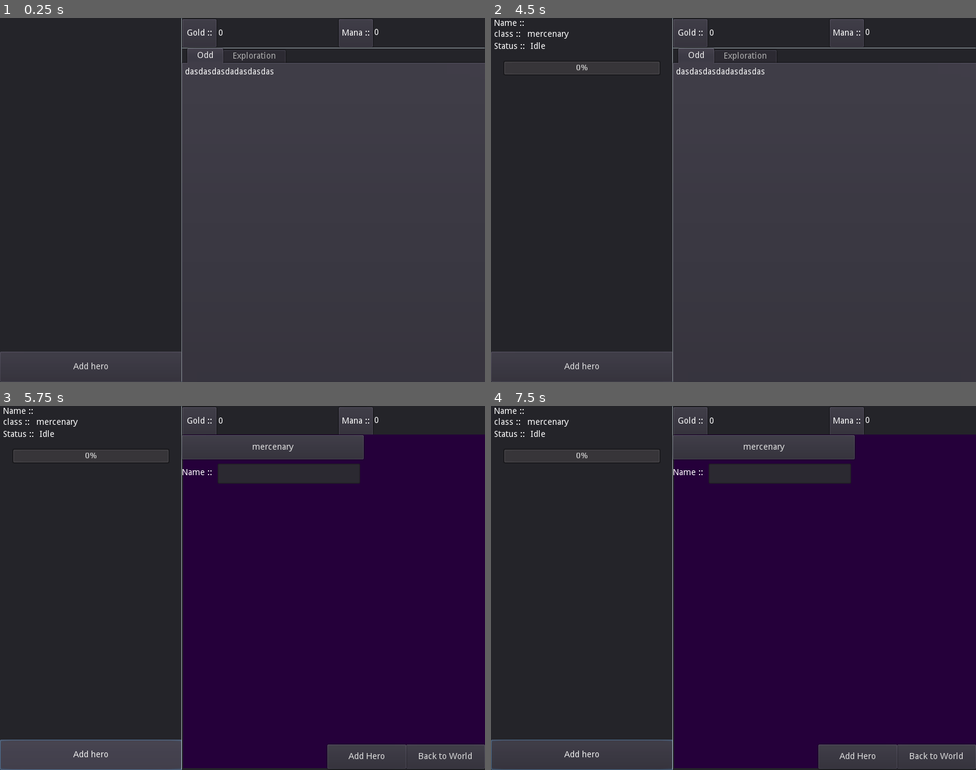
Above: before the commit, frames 1-4 (two rows, left to right).
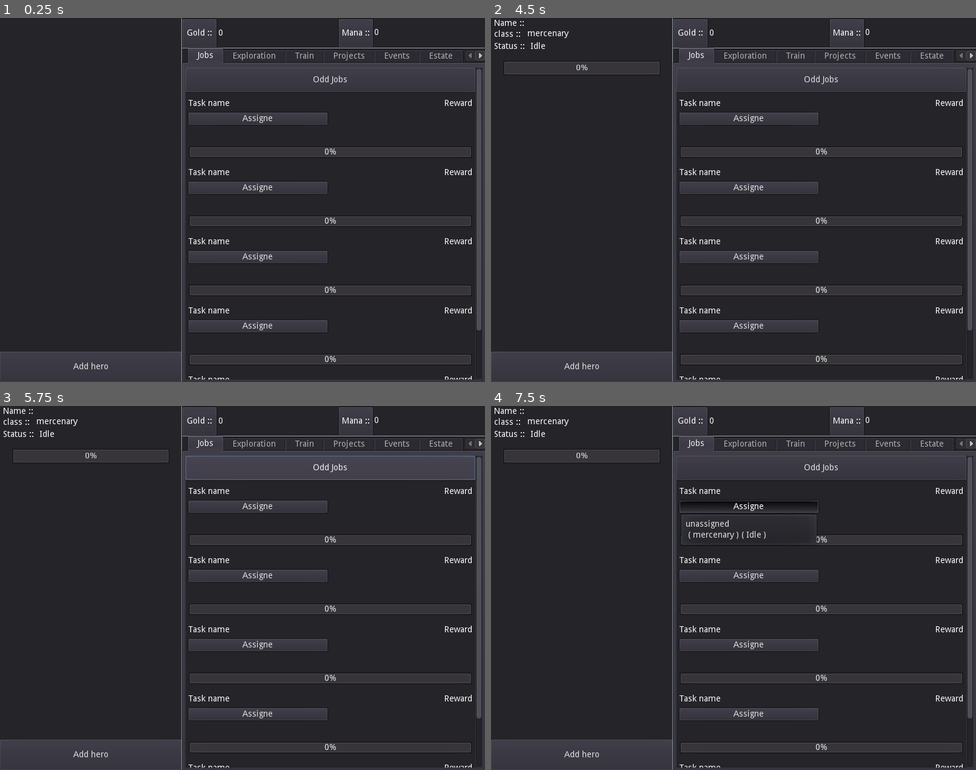
Above: after the commit, the same moments.

Repository: Drakosam/idleguild
Game: Godot game, scene res://main.tscn
Two runs of this game, one before a commit and one after it. Both use one fixed random seed, a clock stepped at 60 frames per second and the inputs below.
Inputs (mouse positions are in pixels of both pictures, inside the frame that each line leads up to):
- Up to frame 1 (0.25 s): no input
- Up to frame 2 (4.5 s): click "Add hero" at 0.5 s; click (782, 87) at 1.27 s; type "12" at 1.35 s; click "mercenary" at 2 s; click "Add Hero" at 2.75 s; click "Add hero" at 3.5 s; click "Add Hero" at 4.25 s
- Up to frame 3 (5.75 s): click "Add hero" (after the commit: "Odd Jobs") at 5 s
- Up to frame 4 (7.5 s): click (748, 507) at 5.75 s, where only the run after the commit has a clickable "Assigne"; click "Add hero" (after the commit: "Odd Jobs") at 6.5 s; click (748, 507) at 7.25 s, where only the run after the commit has a clickable "Assigne"

The runs differ from the first frame. In frame 1, 25% of the frame differs, in the area x 37-100%, y 8-100%; in frame 2, 25%; in frame 3, 54%, in the area x 0-100%, y 3-100%; in frame 4, 53%.

Commit message:
jobs data

Diff:
--- a/src/Odd_jobs.tscn
+++ /dev/null
@@ -1,25 +0,0 @@
-[gd_scene format=2]
-
-[node name="Odd_jobs" type="Panel"]
-anchor_right = 1.0
-anchor_bottom = 1.0
-__meta__ = {
-"_edit_use_anchors_": false
-}
-
-[node name="ScrollContainer" type="ScrollContainer" parent="."]
-anchor_right = 1.0
-anchor_bottom = 1.0
-
-[node name="VBoxContainer" type="VBoxContainer" parent="ScrollContainer"]
-margin_right = 800.0
-margin_bottom = 20.0
-size_flags_horizontal = 3
-
-[node name="Button" type="Button" parent="ScrollContainer/VBoxContainer"]
-margin_right = 800.0
-margin_bottom = 20.0
-text = "Base Jobs"
-__meta__ = {
-"_edit_use_anchors_": false
-}
--- a/src/hero.tscn
+++ b/src/hero.tscn
@@ -7,6 +7,7 @@
 export var hero_name = 'Name'
 export var hero_class = ''
 export var id = -1
+export var status = \"Idle\"
 
 func _ready():
 	pass # Replace with function body.
@@ -14,6 +15,12 @@
 func set_up_arch_type(arch_name):
 	arch_type = arch_name
 	hero_class = arch_name
+
+func get_status():
+	return status
+
+func set_status(new_status):
+	status = new_status
 "
 
 [node name="Node" type="Node"]
--- a/src/hero_short_panel.tscn
+++ b/src/hero_short_panel.tscn
@@ -16,7 +16,9 @@
 	var new_item =  NewHeroShort.instance()
 	new_item.set_class(new_hero.hero_class)
 	new_item.set_name(new_hero.hero_name)
+	new_item.set_index(new_hero.id)
 	$ScrollContainer/VBoxContainer.add_child(new_item)
+	return new_item
 
 
 func _on_Button_button_up():
--- /dev/null
+++ b/src/jobs.tscn
@@ -0,0 +1,95 @@
+[gd_scene load_steps=3 format=2]
+
+[ext_resource path="res://task_tile.tscn" type="PackedScene" id=1]
+
+[sub_resource type="GDScript" id=1]
+script/source = "extends Panel
+
+
+var hero_list = []
+
+
+func _ready():
+	pass
+
+
+func setup_hero_list(new_list):
+	hero_list = new_list
+	update_hero_list()
+
+
+
+func update_hero_list():
+	$ScrollContainer/VBoxContainer/Odd_job_1.setup_hero_list(hero_list)
+	$ScrollContainer/VBoxContainer/Odd_job_2.setup_hero_list(hero_list)
+	$ScrollContainer/VBoxContainer/Odd_job_3.setup_hero_list(hero_list)
+	$ScrollContainer/VBoxContainer/Odd_job_4.setup_hero_list(hero_list)
+	$ScrollContainer/VBoxContainer/Odd_job_5.setup_hero_list(hero_list)
+
+
+
+func _on_Odd_job_refresh_heros(id_hero):
+	print(id_hero)
+	$ScrollContainer/VBoxContainer/Odd_job_1.refresh_heros_assigned(id_hero)
+	$ScrollContainer/VBoxContainer/Odd_job_2.refresh_heros_assigned(id_hero)
+	$ScrollContainer/VBoxContainer/Odd_job_3.refresh_heros_assigned(id_hero)
+	$ScrollContainer/VBoxContainer/Odd_job_4.refresh_heros_assigned(id_hero)
+	$ScrollContainer/VBoxContainer/Odd_job_5.refresh_heros_assigned(id_hero)
+"
+
+[node name="Odd_jobs" type="Panel"]
+anchor_right = 1.0
+anchor_bottom = 1.0
+script = SubResource( 1 )
+__meta__ = {
+"_edit_use_anchors_": false
+}
+
+[node name="ScrollContainer" type="ScrollContainer" parent="."]
+anchor_right = 1.0
+anchor_bottom = 1.0
+
+[node name="VBoxContainer" type="VBoxContainer" parent="ScrollContainer"]
+margin_right = 788.0
+margin_bottom = 610.0
+size_flags_horizontal = 3
+
+[node name="Button" type="Button" parent="ScrollContainer/VBoxContainer"]
+margin_right = 788.0
+margin_bottom = 40.0
+rect_min_size = Vector2( 0, 40 )
+text = "Odd Jobs"
+__meta__ = {
+"_edit_use_anchors_": false
+}
+
+[node name="Odd_job_1" parent="ScrollContainer/VBoxContainer" instance=ExtResource( 1 )]
+margin_top = 44.0
+margin_right = 788.0
+margin_bottom = 154.0
+
+[node name="Odd_job_2" parent="ScrollContainer/VBoxContainer" instance=ExtResource( 1 )]
+margin_top = 158.0
+margin_right = 788.0
+margin_bottom = 268.0
+
+[node name="Odd_job_3" parent="ScrollContainer/VBoxContainer" instance=ExtResource( 1 )]
+margin_top = 272.0
+margin_right = 788.0
+margin_bottom = 382.0
+
+[node name="Odd_job_4" parent="ScrollContainer/VBoxContainer" instance=ExtResource( 1 )]
+margin_top = 386.0
+margin_right = 788.0
+margin_bottom = 496.0
+
+[node name="Odd_job_5" parent="ScrollContainer/VBoxContainer" instance=ExtResource( 1 )]
+margin_top = 500.0
+margin_right = 788.0
+margin_bottom = 610.0
+
+[connection signal="refresh_heros" from="ScrollContainer/VBoxContainer/Odd_job_1" to="." method="_on_Odd_job_refresh_heros"]
+[connection signal="refresh_heros" from="ScrollContainer/VBoxContainer/Odd_job_2" to="." method="_on_Odd_job_refresh_heros"]
+[connection signal="refresh_heros" from="ScrollContainer/VBoxContainer/Odd_job_3" to="." method="_on_Odd_job_refresh_heros"]
+[connection signal="refresh_heros" from="ScrollContainer/VBoxContainer/Odd_job_4" to="." method="_on_Odd_job_refresh_heros"]
+[connection signal="refresh_heros" from="ScrollContainer/VBoxContainer/Odd_job_5" to="." method="_on_Odd_job_refresh_heros"]
--- a/src/main.tscn
+++ b/src/main.tscn
@@ -3,13 +3,14 @@
 [ext_resource path="res://top_panel.tscn" type="PackedScene" id=1]
 [ext_resource path="res://new_hero.tscn" type="PackedScene" id=2]
 [ext_resource path="res://hero_short_panel.tscn" type="PackedScene" id=3]
-[ext_resource path="res://world_jobs.tscn" type="PackedScene" id=4]
+[ext_resource path="res://world_actions.tscn" type="PackedScene" id=4]
 
 [sub_resource type="GDScript" id=1]
 script/source = "extends Node2D
 
 var show_hero_tab = false
 var hero_list = []
+var hero_short_list = []
 
 
 func _ready():
@@ -36,6 +37,7 @@
 func _on_new_hero_componennt_add_new_hero(new_hero):
 	_on_Panel_go_back_to_world()
 	_add_hero_proc(new_hero)
+	$CanvasLayer/world_map/World.setup_hero_list(hero_list)
 
 
 func _on_HeroDesc_show_add_new_hero_panel():
@@ -46,7 +48,14 @@
 func _add_hero_proc(new_hero):
 	new_hero.id = hero_list.size()
 	hero_list.append(new_hero)
-	$CanvasLayer/Panel/HeroDesc.add_hero_short_desc_item(new_hero)
+	hero_short_list.append(
+		$CanvasLayer/Panel/HeroDesc.add_hero_short_desc_item(new_hero)
+	)
+
+
+func _on_Status_refresh_timeout():
+	for item in hero_short_list:
+		item.set_status(hero_list[item.get_index()].get_status())
 "
 
 [node name="Node2D" type="Node2D"]
@@ -107,12 +116,7 @@
 "_edit_use_anchors_": false
 }
 
-[node name="Panel" parent="CanvasLayer/world_map" instance=ExtResource( 4 )]
-anchor_right = 1.0
-anchor_bottom = 1.0
-margin_left = 1.0
-margin_right = 0.0
-margin_bottom = 0.0
+[node name="World" parent="CanvasLayer/world_map" instance=ExtResource( 4 )]
 
 [node name="new_heros_tab" type="Panel" parent="CanvasLayer"]
 visible = false
@@ -131,6 +135,11 @@
 margin_right = 0.0
 margin_bottom = -1.88776
 
+[node name="Status_refresh" type="Timer" parent="."]
+wait_time = 0.1
+autostart = true
+
 [connection signal="show_add_new_hero_panel" from="CanvasLayer/Panel/HeroDesc" to="." method="_on_HeroDesc_show_add_new_hero_panel"]
 [connection signal="add_new_hero" from="CanvasLayer/new_heros_tab/new_hero_componennt" to="." method="_on_new_hero_componennt_add_new_hero"]
 [connection signal="go_back_to_world" from="CanvasLayer/new_heros_tab/new_hero_componennt" to="." method="_on_Panel_go_back_to_world"]
+[connection signal="timeout" from="Status_refresh" to="." method="_on_Status_refresh_timeout"]
--- a/src/short_hero.tscn
+++ b/src/short_hero.tscn
@@ -2,6 +2,7 @@
 
 [sub_resource type="GDScript" id=1]
 script/source = "extends Panel
+var index = -1
 
 func _ready():
 	pass # Replace with function body.
@@ -14,6 +15,12 @@
 
 func set_status(n_status):
 	$Label_status.text = n_status
+
+func set_index(new_index):
+	index = new_index
+
+func get_index():
+	return index
 "
 
 [node name="short_hero" type="Panel"]
@@ -57,9 +64,9 @@
 
 [node name="Label_Class" type="Label" parent="."]
 margin_left = 60.0
-margin_top = 20.0
-margin_right = 40.0
-margin_bottom = 14.0
+margin_top = 19.1091
+margin_right = 92.0
+margin_bottom = 33.1091
 text = "class"
 __meta__ = {
 "_edit_use_anchors_": false
@@ -92,7 +99,7 @@
 margin_top = 40.0
 margin_right = 40.0
 margin_bottom = 14.0
-text = "Idle"
+text = "start"
 __meta__ = {
 "_edit_use_anchors_": false
 }
--- /dev/null
+++ b/src/task_tile.tscn
@@ -0,0 +1,223 @@
+[gd_scene load_steps=2 format=2]
+
+[sub_resource type="GDScript" id=1]
+script/source = "extends Panel
+
+var hero_list = []
+var assigned_pos_1 = -1
+var assigned_pos_2 = -1
+var assigned_pos_3 = -1
+var assigned_pos_4 = -1
+var ingore_event = false
+
+signal refresh_heros(id_hero)
+
+
+func _ready():
+	update_assigned(true)
+
+
+func setup_hero_list(new_list):
+	hero_list = new_list
+	update_assigned()
+
+
+func refresh_heros_assigned(id_hero):
+	if ingore_event:
+		ingore_event = false
+	elif(assigned_pos_1 == id_hero):
+		$Assigned1.text = \"Assigne\"
+		assigned_pos_1 = -1
+	elif(assigned_pos_2 == id_hero):
+		$Assigned2.text = \"Assigne\"
+		assigned_pos_2 = -1
+	elif(assigned_pos_3 == id_hero):
+		$Assigned3.text = \"Assigne\"
+		assigned_pos_3 = -1
+	elif(assigned_pos_4 == id_hero):
+		$Assigned4.text = \"Assigne\"
+		assigned_pos_4 = -1
+
+	update_assigned()
+
+
+func update_assigned(up_connect = false):
+	setup_assigned_button($Assigned1,\"_assigne_to_pos_1\",up_connect)
+	setup_assigned_button($Assigned2,\"_assigne_to_pos_2\",up_connect)
+	setup_assigned_button($Assigned3,\"_assigne_to_pos_3\",up_connect)
+	setup_assigned_button($Assigned3,\"_assigne_to_pos_4\",up_connect)
+
+
+func setup_assigned_button(t_button,event_name,up_connect=false):
+	t_button.get_popup().clear()
+	t_button.get_popup().add_item('unassigned')
+	for hero in hero_list:
+		var str_item ='' + str(hero.hero_name) + ' ( ' + str(hero.hero_class)
+		str_item = str_item + ' ) ( ' + str(hero.status) + ' )'
+		t_button.get_popup().add_item(str_item)
+
+	if up_connect:
+		t_button.get_popup().connect(\"id_pressed\",self,event_name)
+
+
+func _assigne_to_pos_1(arg):
+	if(assigned_pos_1 >= 0):
+			hero_list[assigned_pos_1].set_status('idle')
+	var upvalue = arg
+	if(arg == 0):
+		$Assigned1.text = \"Assigne\"
+		assigned_pos_1 = -1
+	else:
+		$Assigned1.text = hero_list[arg - 1].hero_name
+		hero_list[arg - 1].set_status('Odd job')
+		assigned_pos_1 = hero_list[arg - 1].id
+		upvalue = arg - 1
+	ingore_event = true
+	emit_signal(\"refresh_heros\",upvalue)
+
+
+func _assigne_to_pos_2(arg):
+	if(assigned_pos_2 >= 0):
+		hero_list[assigned_pos_2].set_status('idle')
+	var upvalue = arg
+	if(arg == 0):
+		$Assigned2.text = \"Assigne\"
+		assigned_pos_2 = -1
+	else:
+		$Assigned2.text = hero_list[arg - 1].hero_name
+		assigned_pos_2 = hero_list[arg - 1].id
+		upvalue = arg - 1
+	ingore_event = true
+	emit_signal(\"refresh_heros\",upvalue)
+
+
+func _assigne_to_pos_3(arg):
+	if(assigned_pos_3 >= 0):
+		hero_list[assigned_pos_3].set_status('idle')
+	var upvalue = arg
+	if(arg == 0):
+		$Assigned3.text = \"Assigne\"
+		assigned_pos_3 = -1
+	else:
+		$Assigned3.text = hero_list[arg - 1].hero_name
+		assigned_pos_3 = hero_list[arg - 1].id
+		upvalue = arg - 1
+	ingore_event = true
+	emit_signal(\"refresh_heros\",upvalue)
+
+
+func _assigne_to_pos_4(arg):
+	if(assigned_pos_4 >= 0):
+			hero_list[assigned_pos_4].set_status('idle')
+	var upvalue = arg
+	if(arg == 0):
+		$Assigned4.text = \"Assigne\"
+		assigned_pos_4 = -1
+	else:
+		$Assigned4.text = hero_list[arg - 1].hero_name
+		assigned_pos_4 = hero_list[arg - 1].id
+		upvalue = arg - 1
+	ingore_event = true
+	emit_signal(\"refresh_heros\",upvalue)
+
+"
+
+[node name="Panel" type="Panel"]
+margin_top = -0.529724
+margin_right = 598.0
+margin_bottom = 109.47
+rect_min_size = Vector2( 0, 110 )
+script = SubResource( 1 )
+__meta__ = {
+"_edit_use_anchors_": false
+}
+
+[node name="ProgressBar" type="ProgressBar" parent="."]
+anchor_top = 1.0
+anchor_right = 1.0
+anchor_bottom = 1.0
+margin_left = 5.0
+margin_top = -25.0
+margin_right = -5.0
+margin_bottom = -5.0
+__meta__ = {
+"_edit_use_anchors_": false
+}
+
+[node name="Task_name" type="Label" parent="."]
+anchor_right = 0.5
+margin_left = 5.0
+margin_bottom = 30.0
+text = "Task name"
+valign = 1
+__meta__ = {
+"_edit_use_anchors_": false
+}
+
+[node name="Reward" type="Label" parent="."]
+anchor_left = 0.5
+anchor_right = 1.0
+margin_right = -5.0
+margin_bottom = 30.0
+text = "Reward"
+align = 2
+valign = 1
+__meta__ = {
+"_edit_use_anchors_": false
+}
+
+[node name="Assigned1" type="MenuButton" parent="."]
+anchor_right = 0.5
+margin_left = 5.0
+margin_top = 30.0
+margin_right = -5.0
+margin_bottom = 50.0
+text = "Assigne"
+flat = false
+__meta__ = {
+"_edit_use_anchors_": false
+}
+
+[node name="Assigned2" type="MenuButton" parent="."]
+visible = false
+anchor_right = 0.5
+margin_left = 5.0
+margin_top = 60.0
+margin_right = -5.0
+margin_bottom = 50.0
+focus_mode = 2
+text = "Assigne"
+flat = false
+__meta__ = {
+"_edit_use_anchors_": false
+}
+
+[node name="Assigned3" type="MenuButton" parent="."]
+visible = false
+anchor_left = 0.5
+anchor_right = 1.0
+margin_left = 5.0
+margin_top = 30.0
+margin_right = -5.0
+margin_bottom = 50.0
+focus_mode = 2
+text = "Assigne"
+flat = false
+__meta__ = {
+"_edit_use_anchors_": false
+}
+
+[node name="Assigned4" type="MenuButton" parent="."]
+visible = false
+anchor_left = 0.5
+anchor_right = 1.0
+margin_left = 5.0
+margin_top = 60.0
+margin_right = -5.0
+margin_bottom = 50.0
+focus_mode = 2
+text = "Assigne"
+flat = false
+__meta__ = {
+"_edit_use_anchors_": false
+}
--- /dev/null
+++ b/src/world_actions.tscn
@@ -0,0 +1,91 @@
+[gd_scene load_steps=3 format=2]
+
+[ext_resource path="res://jobs.tscn" type="PackedScene" id=1]
+
+[sub_resource type="GDScript" id=1]
+script/source = "extends TabContainer
+
+var hero_list = []
+
+func _ready():
+	pass # Replace with function body.
+
+
+func setup_hero_list(new_list):
+	hero_list = new_list
+	$Jobs/Odd_jobs.setup_hero_list(new_list)
+"
+
+[node name="World" type="TabContainer"]
+anchor_right = 1.0
+anchor_bottom = 1.0
+margin_left = 2.0
+tab_align = 0
+script = SubResource( 1 )
+__meta__ = {
+"_edit_use_anchors_": false
+}
+
+[node name="Jobs" type="Tabs" parent="."]
+anchor_right = 1.0
+anchor_bottom = 1.0
+margin_left = 4.0
+margin_top = 32.0
+margin_right = -4.0
+margin_bottom = -4.0
+
+[node name="Odd_jobs" parent="Jobs" instance=ExtResource( 1 )]
+
+[node name="Exploration" type="Tabs" parent="."]
+visible = false
+anchor_right = 1.0
+anchor_bottom = 1.0
+margin_left = 4.0
+margin_top = 32.0
+margin_right = -4.0
+margin_bottom = -4.0
+
+[node name="Train" type="Tabs" parent="."]
+visible = false
+anchor_right = 1.0
+anchor_bottom = 1.0
+margin_left = 4.0
+margin_top = 32.0
+margin_right = -4.0
+margin_bottom = -4.0
+
+[node name="Projects" type="Tabs" parent="."]
+visible = false
+anchor_right = 1.0
+anchor_bottom = 1.0
+margin_left = 4.0
+margin_top = 32.0
+margin_right = -4.0
+margin_bottom = -4.0
+
+[node name="Events" type="Tabs" parent="."]
+visible = false
+anchor_right = 1.0
+anchor_bottom = 1.0
+margin_left = 4.0
+margin_top = 32.0
+margin_right = -4.0
+margin_bottom = -4.0
+
+[node name="Estate" type="Tabs" parent="."]
+visible = false
+anchor_right = 1.0
+anchor_bottom = 1.0
+margin_left = 4.0
+margin_top = 32.0
+margin_right = -4.0
+margin_bottom = -4.0
+
+[node name="Stats" type="Tabs" parent="."]
+visible = false
+anchor_right = 1.0
+anchor_bottom = 1.0
+margin_left = 4.0
+margin_top = 32.0
+margin_right = -4.0
+margin_bottom = -4.0
--- a/src/world_jobs.tscn
+++ /dev/null
@@ -1,60 +0,0 @@
-[gd_scene load_steps=2 format=2]
-
-[sub_resource type="GDScript" id=1]
-script/source = "extends TabContainer
-
-const Promotion_job = preload(\"res://promotion_jobs.tscn\")
-
-func _ready():
-	pass # Replace with function body.
-
-
-#func _on_Button_button_up():
-#	var xxx = Tabs.new()
-#	xxx.name = 'xxxxx'
-#	var promotion_job = Promotion_job.instance()
-#	xxx.add_child(promotion_job)
-#	add_child(xxx)
-
-
-"
-
-[node name="Panel" type="TabContainer"]
-margin_right = 804.0
-margin_bottom = 606.0
-tab_align = 0
-script = SubResource( 1 )
-__meta__ = {
-"_edit_use_anchors_": false
-}
-
-[node name="Odd" type="Tabs" parent="."]
-anchor_right = 1.0
-anchor_bottom = 1.0
-margin_left = 4.0
-margin_top = 32.0
-margin_right = -4.0
-margin_bottom = -4.0
-
-[node name="Label" type="Label" parent="Odd"]
-margin_right = 40.0
-margin_bottom = 14.0
-rect_scale = Vector2( 1.00068, 1 )
-text = "dasdasdasdadasdasdas"
-__meta__ = {
-"_edit_use_anchors_": false
-}
-
-[node name="Exploration" type="Tabs" parent="."]
-visible = false
-anchor_right = 1.0
-anchor_bottom = 1.0
-margin_left = 4.0
-margin_top = 32.0
-margin_right = -760.0
-margin_bottom = -550.0
-
-[node name="Label" type="Label" parent="Exploration"]
-margin_right = 40.0
-margin_bottom = 14.0
-text = "iiiiiiiiiiiiiiiii"
Renamed: src/promotion_jobs.tscn -> src/promotions.tscn
